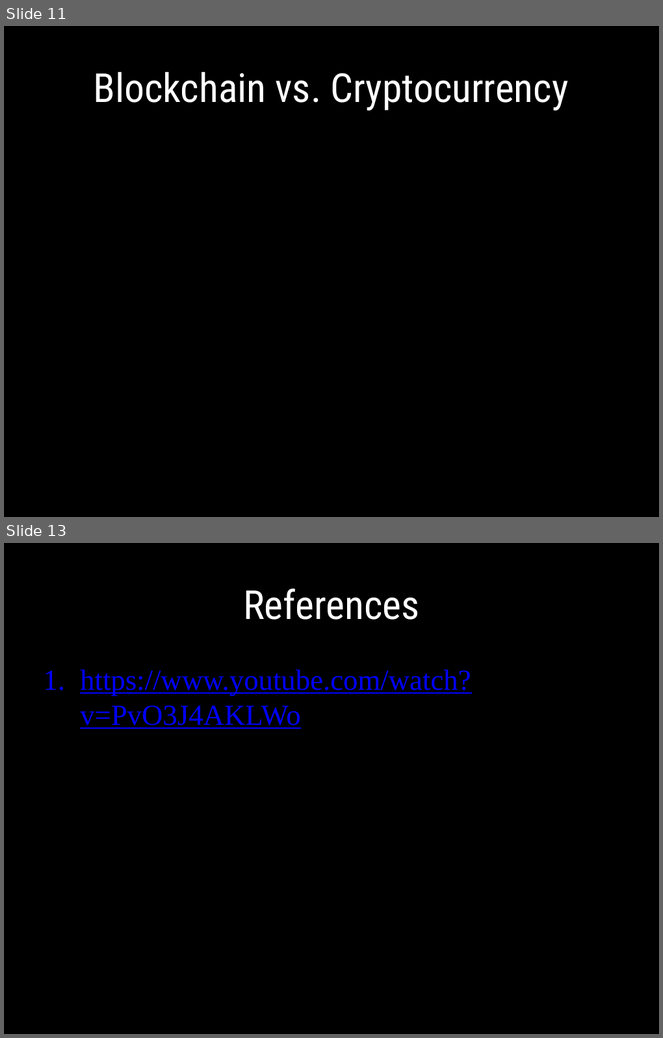
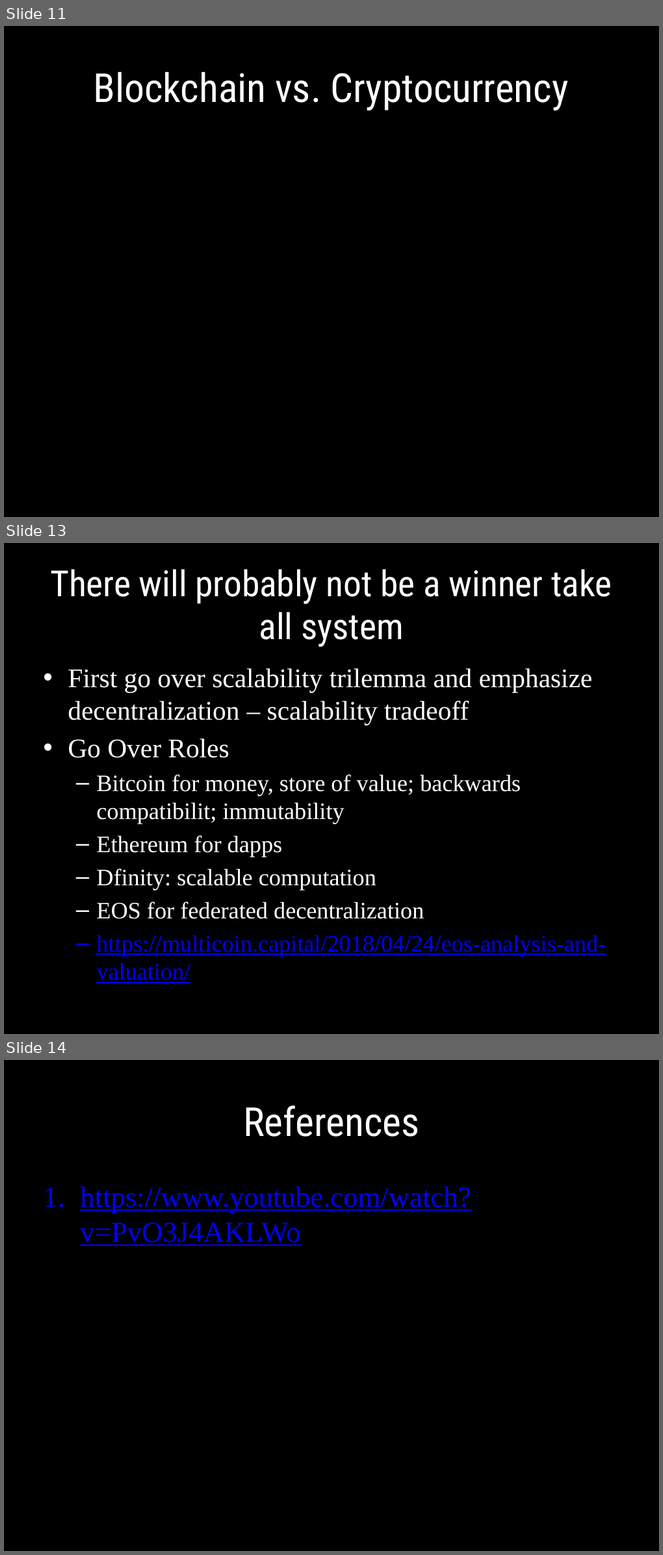
Before and after one commit to 4meta5/CS1501, a slide deck: week1/presentation_1.pptx. Shown one above the other, each under a label of ours: slides 11 and 13 before the commit, slides 11, 13 and 14 after it; the slides between them are not shown. The pictures are 663x1038 and 663x1555 pixels, drawn with LibreOffice and Linux fonts; fonts in the diff are those of the drawing. Boxes give left, top, right and bottom in pixels: in the first picture for what was removed or moved away, otherwise in the second. Text is boxed around its words. In the diff, an @@ line names an element or a change of style, - is before the commit and + after.

Commit message:
polishing first lecture, etc.

```diff
--- a/week1/presentation_1.pptx
+++ b/week1/presentation_1.pptx
@@ slide 13 added at box(4, 543, 659, 1034), background #000000 @@
@@ title added at box(50, 569, 612, 647), 39.6 pt, text #FFFFFF @@
+There will probably not be a winner take all system
@@ text added at box(68, 668, 606, 984), 25.9 pt, text #FFFFFF @@
+• First go over scalability trilemma and emphasize decentralization – scalability tradeoff
+• Go Over Roles
+  – Bitcoin for money, store of value; backwards compatibilit; immutability
+  – Ethereum for dapps
+  – Dfinity: scalable computation
+  – EOS for federated decentralization
+  – https://multicoin.capital/2018/04/24/eos-analysis-and-valuation/
@@ what was slide 13 is now slide 14 @@
```
Also in this commit, not shown: 1 slide changed, 1 other slide added, 1 slide removed, 2 other files.
